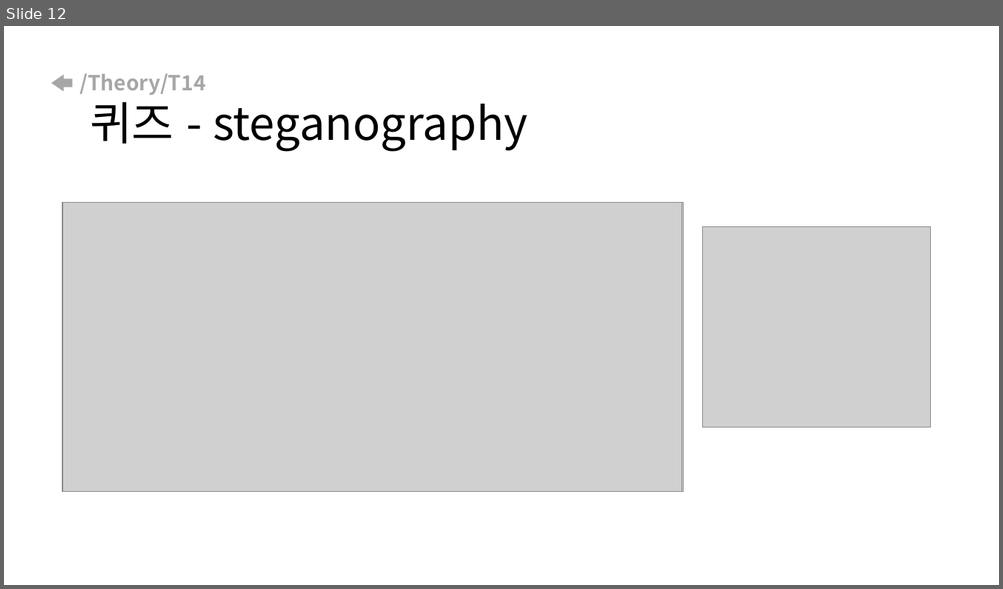
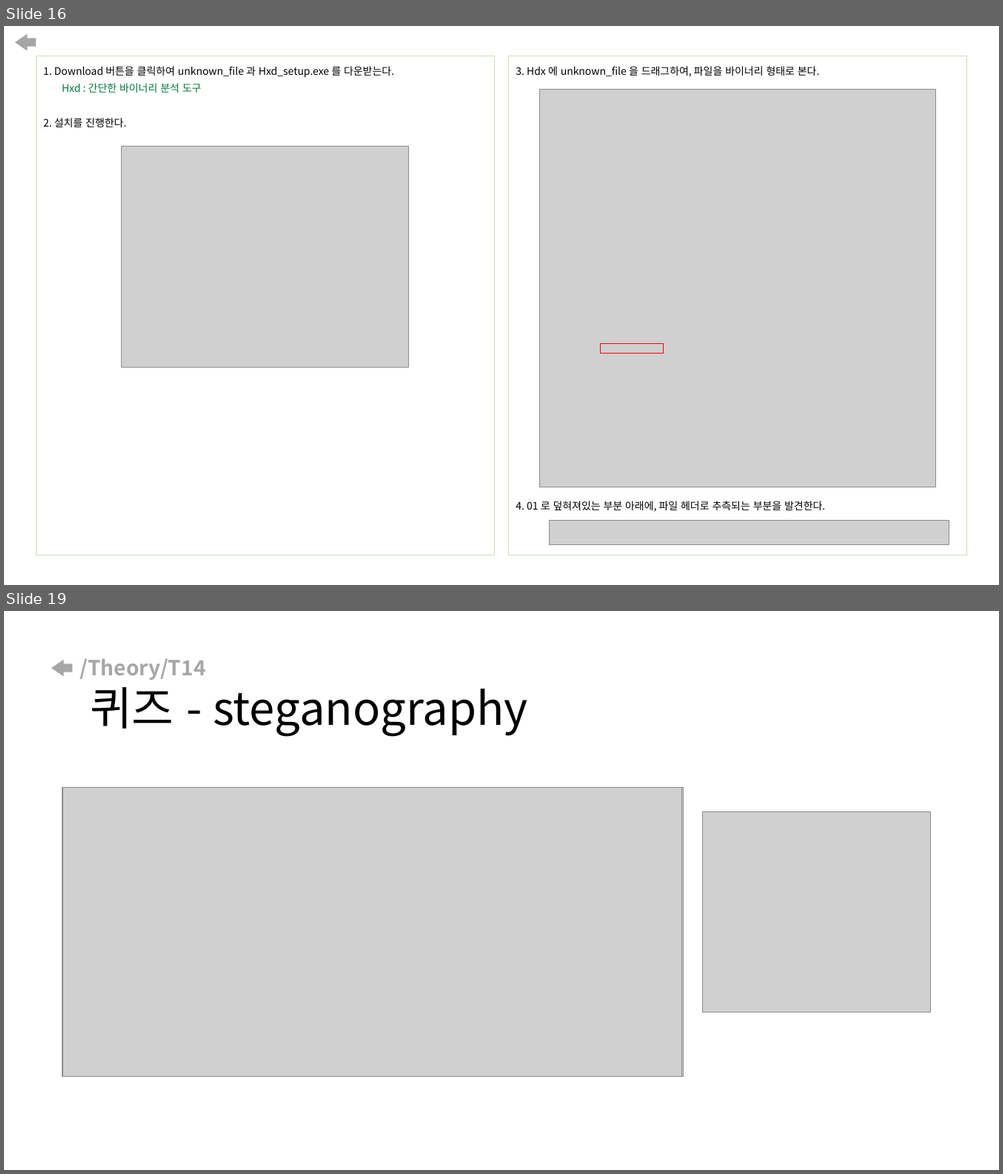
Before and after one commit to arizona95/CyberTraining, a slide deck: Lecture/Class_ppt/국방사이버보안_수업전_1강.pptx. Shown one above the other, each under a label of ours: slide 12 before the commit, slides 16 and 19 after it; the slides between them are not shown. The pictures are 1003x589 and 1003x1174 pixels, drawn with LibreOffice and Linux fonts; fonts in the diff are those of the drawing; grey boxes stand for pictures. Boxes give left, top, right and bottom in pixels: in the first picture for what was removed or moved away, otherwise in the second. Text is boxed around its words. In the diff, an @@ line names an element or a change of style, - is before the commit and + after.

```diff
--- a/Lecture/Class_ppt/국방사이버보안_수업전_1강.pptx
+++ b/Lecture/Class_ppt/국방사이버보안_수업전_1강.pptx
@@ slide 16 added at (4,26,999,585), background #FFFFFF @@
@@ right arrow added at (15,34,36,51), fill #A6A6A6 @@
@@ rectangle added at (36,56,494,555), outline #C5E0B4 0.75 pt, 10 pt, text #000000 @@
+1. Download 버튼을 클릭하여 unknown_file 과 Hxd_setup.exe 를 다운받는다.
+Hxd : 간단한 바이너리 분석 도구
+2. 설치를 진행한다.
@@ rectangle added at (509,56,967,555), outline #C5E0B4 0.75 pt, 10 pt, text #000000 @@
+3. Hdx 에 unknown_file 을 드래그하여, 파일을 바이너리 형태로 본다.
+4. 01 로 덮혀져있는 부분 아래에, 파일 헤더로 추측되는 부분을 발견한다.
@@ picture added at (540,90,936,488) @@
@@ picture added at (121,146,408,368) @@
@@ rectangle added at (600,344,663,354), outline #FF0000 1 pt @@
@@ picture added at (549,520,948,545) @@
@@ what was slide 12 is now slide 19 @@
```
Also in this commit, not shown: 6 other slides added, 4 other files.
